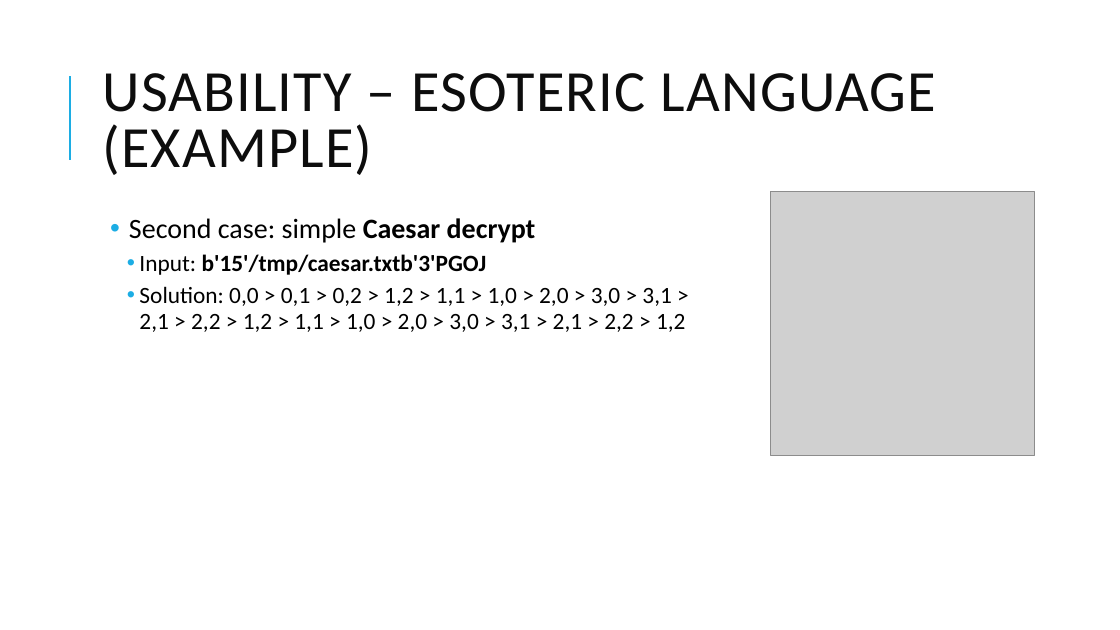
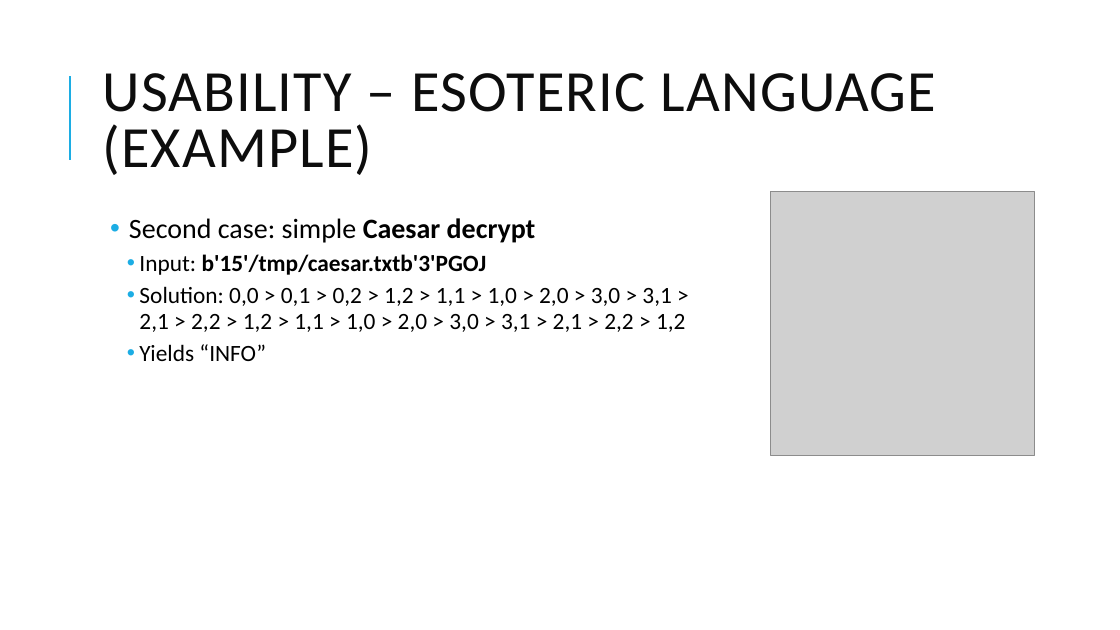
Before and after one commit to adipeterca/master-research, a slide deck: slide 17 of presentations/master_3.pptx. Drawn at 1120x630 pixels with LibreOffice and Linux fonts; fonts in the diff are those of the drawing; grey boxes stand for pictures. Boxes give left, top, right and bottom in pixels: in the first picture for what was removed or moved away, otherwise in the second. Text is boxed around its words. In the diff, an @@ line names an element or a change of style, - is before the commit and + after.

```diff
--- a/presentations/master_3.pptx
+++ b/presentations/master_3.pptx
@@ text at bbox=[139, 344, 266, 361]: paragraph added @@
+    • Yields “INFO”
```
Also in this commit, not shown: 12 other files.
